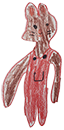
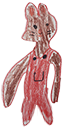
The second (64, 130) image is a revision of the first. Changes to its layers:
added layer "Walking frame 1" above "Standing" over box(20, 92, 54, 127)
renamed "Layer 0" to "Standing", hid it over box(20, 92, 54, 128)
